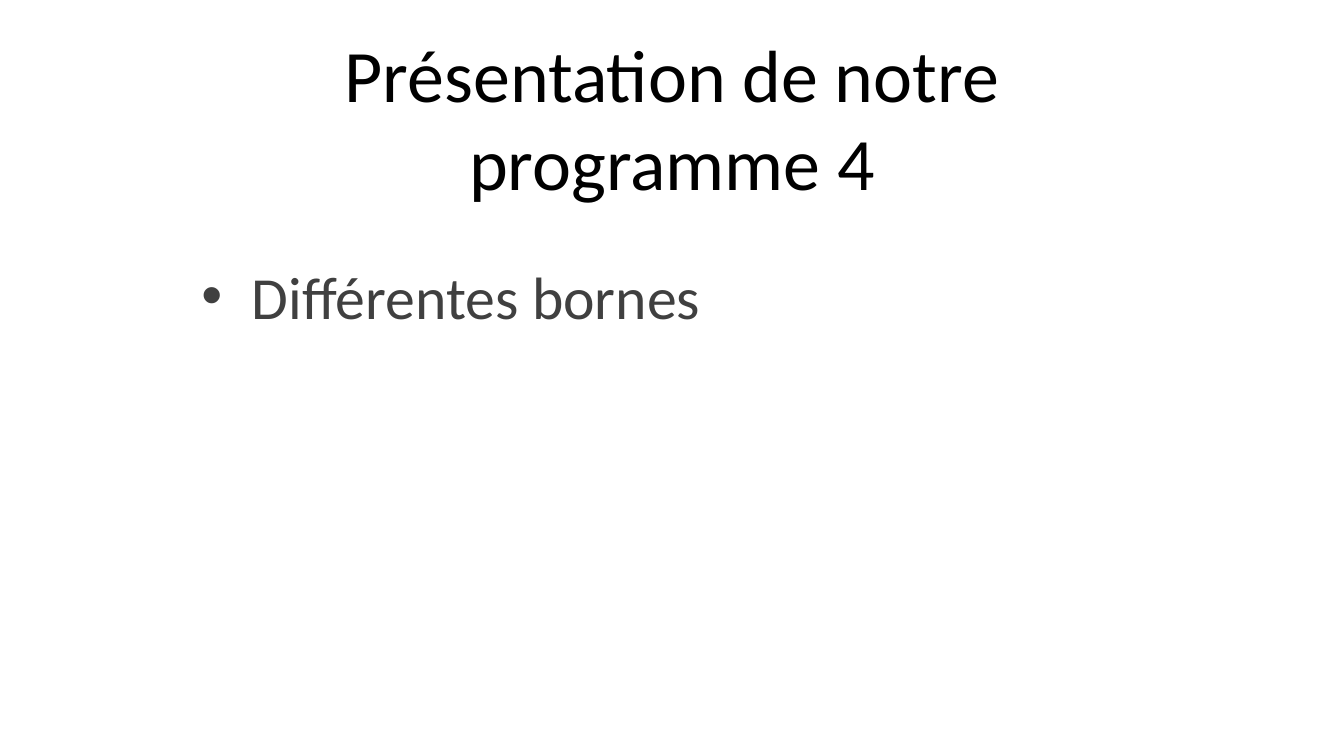
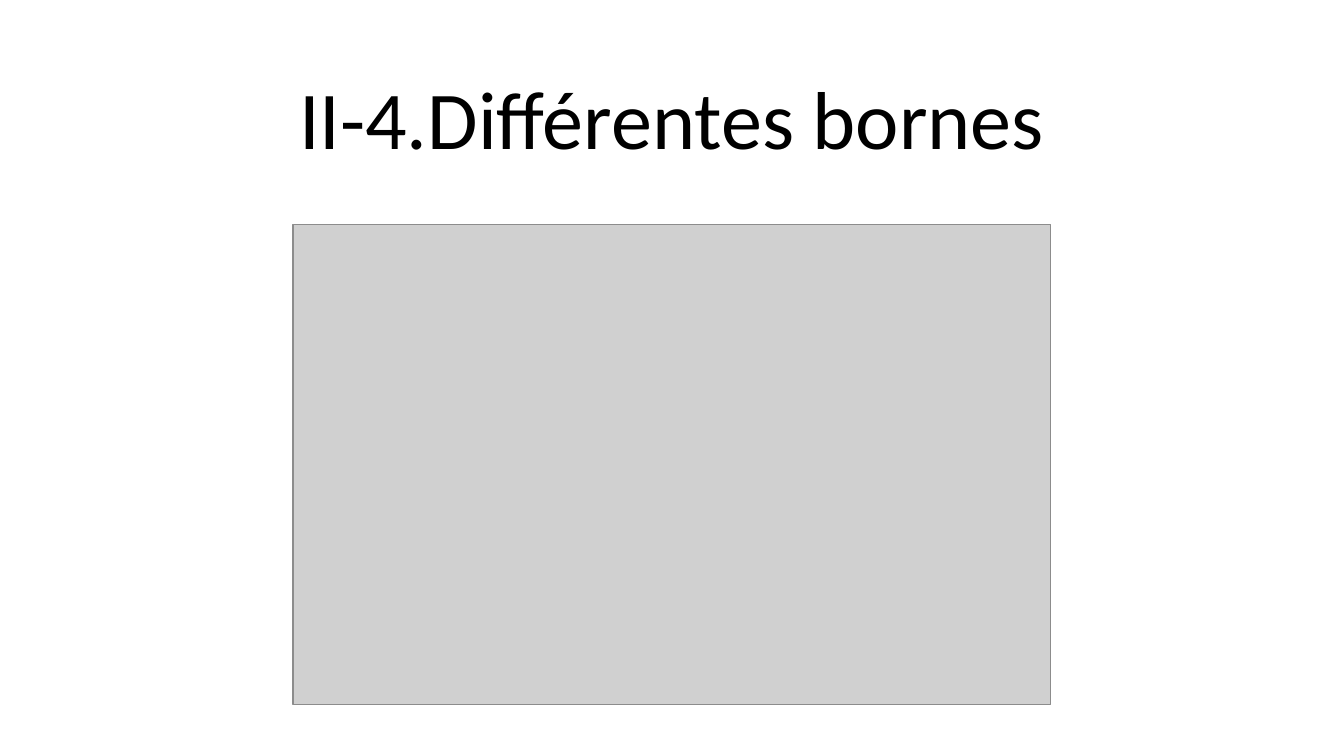
Before and after one commit to doriancoste/conflicts_resolution, a slide deck: slide 12 of template.pptx (slide 6 before the commit). Drawn at 1344x756 pixels with LibreOffice and Linux fonts; fonts in the diff are those of the drawing; grey boxes stand for pictures; background and template pictures are left out. Boxes give left, top, right and bottom in pixels: in the first picture for what was removed or moved away, otherwise in the second. Text is boxed around its words. In the diff, an @@ line names an element or a change of style, - is before the commit and + after.

```diff
--- a/template.pptx
+++ b/template.pptx
@@ title at (x1=299, y1=92, x2=1044, y2=150): text changed; size 39.6 to 44 pt @@
-Présentation de notre programme 4
+II-4.Différentes bornes
@@ picture added at (x1=293, y1=224, x2=1051, y2=704) @@
@@ text removed at (x1=252, y1=277, x2=700, y2=320) @@
-• Différentes bornes
```
Also in this commit, not shown: 2 other slides changed, 14 slides added, 5 slides removed, 2 other files.
